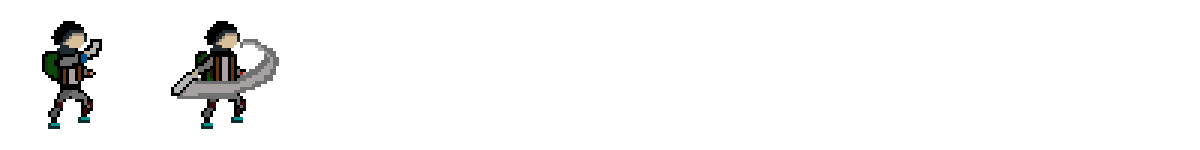
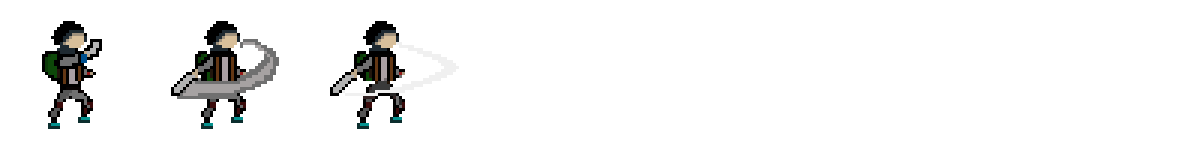
Before/after of a (1200, 150) layered artwork. What changed in the layer stack:
added layer "Слой 3" above "Слой 1" over [330, 21, 459, 129]
